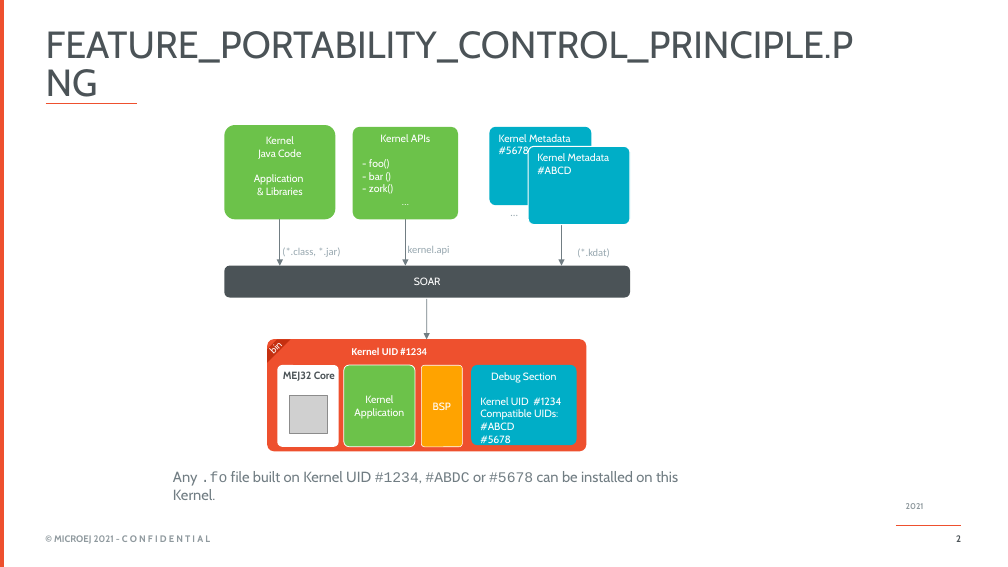
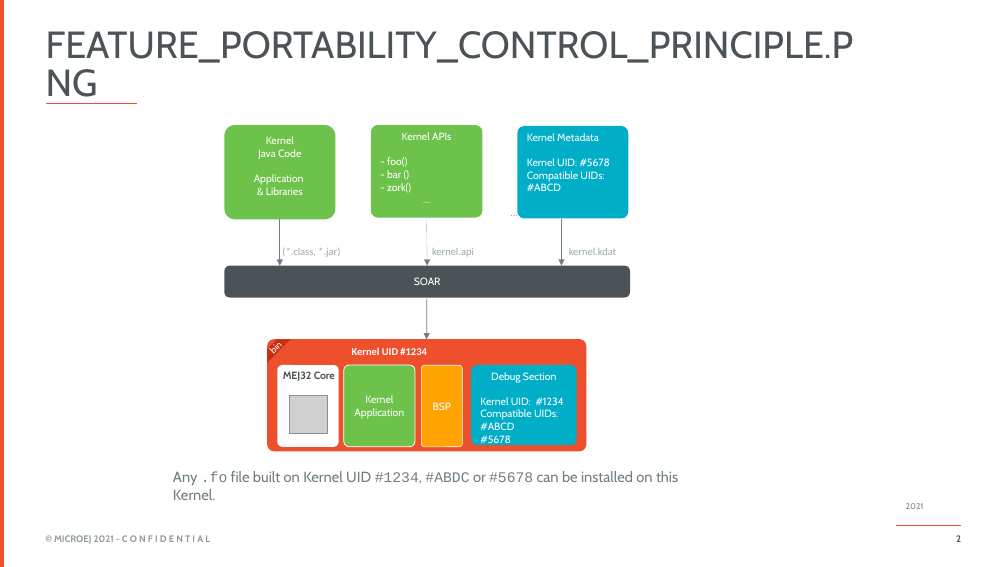
Before and after one commit to MicroEJ/docs, a slide deck: slide 2 of KernelDeveloperGuide/pptx/controlled_portability.pptx. Drawn at 1008x567 pixels with LibreOffice and Linux fonts; fonts in the diff are those of the drawing; grey boxes stand for pictures; background and template pictures are left out. Boxes give left, top, right and bottom in pixels: in the first picture for what was removed or moved away, otherwise in the second. Text is boxed around its words. In the diff, an @@ line names an element or a change of style, - is before the commit and + after.

Commit message:
fix chained link of kdat files

```diff
--- a/KernelDeveloperGuide/pptx/controlled_portability.pptx
+++ b/KernelDeveloperGuide/pptx/controlled_portability.pptx
@@ rounded rectangle "Kernel APIs": place and size @@
-rounded rectangle "Kernel APIs" at [353,127,458,219]
+rounded rectangle "Kernel APIs" at [371,125,483,217]
@@ rounded rectangle "Kernel Metadata": place and size @@
-rounded rectangle "Kernel Metadata" at [489,127,591,206]
+rounded rectangle "Kernel Metadata" at [517,126,628,219]
@@ rounded rectangle removed at [529,147,631,225] @@
-Kernel Metadata
-#ABCD
@@ text in rounded rectangle at [527,158,611,191]: text changed @@
-#5678
+Kernel UID: #5678
+Compatible UIDs:
+#ABCD
@@ arrow moved from (405, 219) - (405, 265) to (426, 218) - (427, 265) @@
@@ text "kernel.api": place and size @@
-text "kernel.api" at [408,246,450,255]
+text "kernel.api" at [432,248,474,257]
@@ text at [569,248,616,255]: text changed @@
-(*.kdat)
+kernel.kdat
@@ text in rounded rectangle at [480,397,564,405]: text changed @@
-Kernel UID #1234
+Kernel UID: #1234
```
Also in this commit, not shown: 2 other files.
